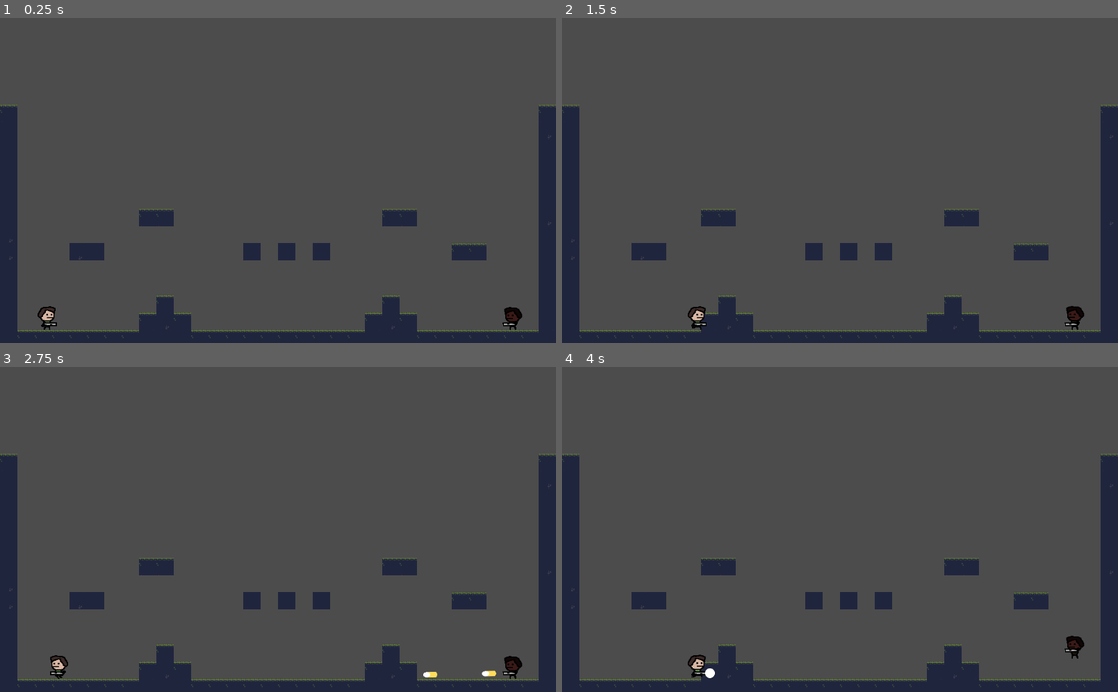
Above: before the commit, frames 1-4 (two rows, left to right).
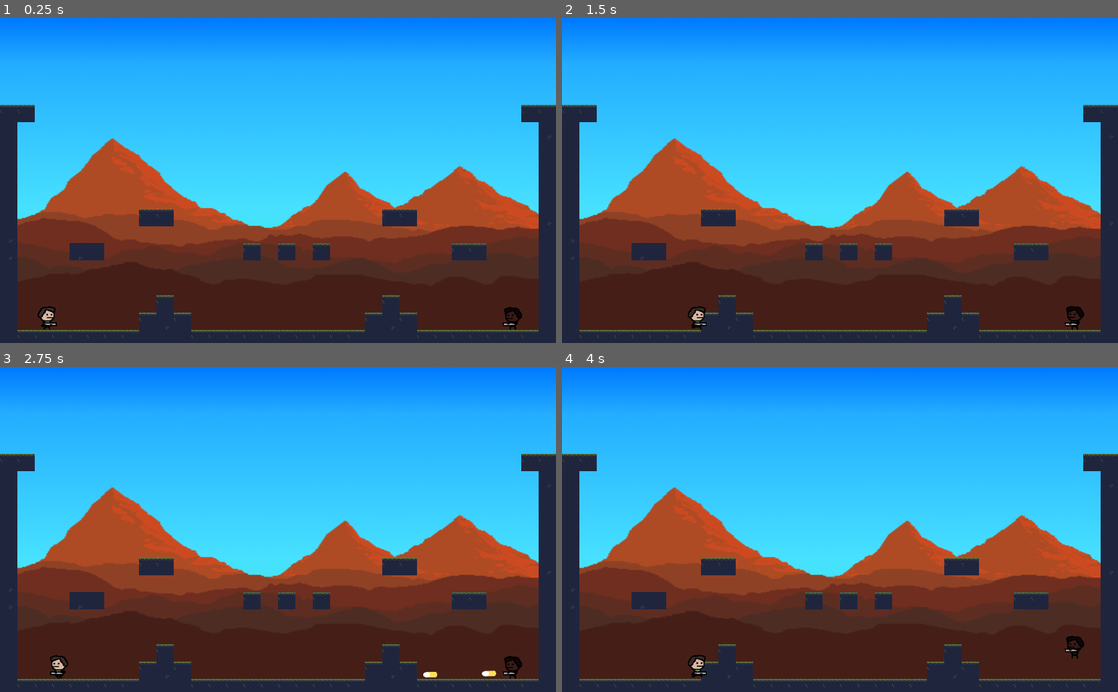
Above: after the commit, the same moments.

Repository: Toefge/InteraktiveSysteme
Game: Godot game, scene res://game.tscn
Same seed, same stepped clock (60 frames per second), same inputs: the game is played once before the commit and once after it.
Inputs (mouse positions are in pixels of both pictures, inside the frame that each line leads up to):
- Up to frame 1 (0.25 s): no input
- Up to frame 2 (1.5 s): tap Enter (fire02) at 0.5 s; move the mouse to (962, 164) at 0.52 s; hold Space (fire, bound only after the commit) 0.53-1.28 s; hold D (right) from 0.53 s (still down); tap Up (ui_up) at 0.77 s; move the mouse to (728, 196) at 1.27 s; click (728, 196) at 1.35 s
- Up to frame 3 (2.75 s): tap Up (ui_up) at 1.52 s; move the mouse to (333, 458) at 2.02 s; release D (right) at 2.03 s; hold A (left) from 2.03 s (still down); hold Enter (fire02) from 2.03 s (still down)
- Up to frame 4 (4 s): move the mouse to (812, 594) at 2.77 s; release A (left) at 2.78 s; release Enter (fire02) at 2.78 s; hold D (right) from 2.78 s (still down); tap Space (fire, bound only after the commit) at 2.85 s; tap Up (ui_up) at 3.02, 3.77 s; move the mouse to (1006, 578) at 3.52 s; press the mouse at (1006, 578) at 3.53 s

The runs differ from the first frame. In frame 1, 88% of the frame differs, in the area x 0-100%, y 0-96%; in frame 2, 88%; in frame 3, 88%; in frame 4, 88%.

Commit message:
Überhang + Hintergrund

Diff:
--- a/game.tscn
+++ b/game.tscn
@@ -1,14 +1,18 @@
-[gd_scene load_steps=15 format=2]
+[gd_scene load_steps=16 format=2]
 
 [ext_resource path="res://assets/wall.png" type="Texture" id=1]
 [ext_resource path="res://Player2/player 2.tscn" type="PackedScene" id=2]
 [ext_resource path="res://assets/Isometric Tileset.png" type="Texture" id=3]
 [ext_resource path="res://Player1/player1.tscn" type="PackedScene" id=4]
 [ext_resource path="res://assets/cavesofgallet.png" type="Texture" id=5]
+[ext_resource path="res://assets/backgroundMountainsDay.PNG" type="Texture" id=6]
 
 [sub_resource type="ConvexPolygonShape2D" id=1]
 points = PoolVector2Array( 0, 0, 32, 0, 32, 32, 0, 32 )
 
+[sub_resource type="ConvexPolygonShape2D" id=2]
+points = PoolVector2Array( 0, 0, 32, 0, 32, 32, 0, 32 )
+
 [sub_resource type="ConvexPolygonShape2D" id=3]
 points = PoolVector2Array( 0, 0, 32, 0, 32, 32, 0, 32 )
 
@@ -27,10 +31,7 @@
 [sub_resource type="ConvexPolygonShape2D" id=8]
 points = PoolVector2Array( 0, 0, 32, 0, 32, 32, 0, 32 )
 
-[sub_resource type="ConvexPolygonShape2D" id=9]
-points = PoolVector2Array( 0, 0, 32, 0, 32, 32, 0, 32 )
-
-[sub_resource type="TileSet" id=2]
+[sub_resource type="TileSet" id=9]
 0/name = "wall.png 0"
 0/texture = ExtResource( 1 )
 0/tex_offset = Vector2( 0, 0 )
@@ -253,25 +254,34 @@
 11/navigation_offset = Vector2( 0, 0 )
 11/shape_offset = Vector2( 0, 0 )
 11/shape_transform = Transform2D( 1, 0, 0, 1, 0, 0 )
-11/shape = SubResource( 4 )
+11/shape = SubResource( 3 )
 11/shape_one_way = false
 11/shape_one_way_margin = 1.0
 11/shapes = [ {
 "autotile_coord": Vector2( 0, 0 ),
 "one_way": false,
 "one_way_margin": 1.0,
-"shape": SubResource( 4 ),
+"shape": SubResource( 3 ),
 "shape_transform": Transform2D( 1, 0, 0, 1, 0, 0 )
 } ]
 11/z_index = 0
 
 [node name="game" type="Node"]
 
+[node name="TextureRect" type="TextureRect" parent="."]
+margin_right = 1024.0
+margin_bottom = 608.0
+texture = ExtResource( 6 )
+expand = true
+__meta__ = {
+"_edit_use_anchors_": false
+}
+
 [node name="TileMap" type="TileMap" parent="."]
-tile_set = SubResource( 2 )
+tile_set = SubResource( 9 )
 cell_size = Vector2( 32, 32 )
 format = 1
-tile_data = PoolIntArray( 327680, 4, 0, 327711, 4, 0, 393216, 11, 0, 393247, 7, 0, 458752, 11, 0, 458783, 11, 0, 524288, 11, 0, 524319, 11, 0, 589824, 11, 0, 589855, 11, 0, 655360, 11, 0, 655391, 11, 0, 720896, 11, 0, 720904, 4, 0, 720905, 4, 0, 720918, 4, 0, 720919, 4, 0, 720927, 7, 0, 786432, 7, 0, 786463, 11, 0, 851968, 7, 0, 851972, 7, 0, 851973, 11, 0, 851982, 11, 0, 851984, 11, 0, 851986, 11, 0, 851994, 4, 0, 851995, 4, 0, 851999, …(732 unchanged characters)…
+tile_data = PoolIntArray( 327680, 4, 0, 327681, 4, 0, 327710, 4, 0, 327711, 4, 0, 393216, 11, 0, 393247, 7, 0, 458752, 11, 0, 458783, 11, 0, 524288, 11, 0, 524319, 11, 0, 589824, 11, 0, 589855, 11, 0, 655360, 11, 0, 655391, 11, 0, 720896, 11, 0, 720904, 4, 0, 720905, 4, 0, 720918, 4, 0, 720919, 4, 0, 720927, 7, 0, 786432, 7, 0, 786463, 11, 0, 851968, 7, 0, 851972, 7, 0, 851973, 11, 0, 851982, 4, 0, 851984, 4, 0, 851986, 4, 0, 851994, 4, 0, 851995, 4, 0, 851999, …(732 unchanged characters)…
 
 [node name="player1" parent="." instance=ExtResource( 4 )]
 position = Vector2( 85.7289, 548.912 )
--- a/project.godot
+++ b/project.godot
@@ -63,7 +63,7 @@
 }
 fire={
 "deadzone": 0.5,
-"events": [ Object(InputEventMouseButton,"resource_local_to_scene":false,"resource_name":"","device":0,"alt":false,"shift":false,"control":false,"meta":false,"command":false,"button_mask":0,"position":Vector2( 0, 0 ),"global_position":Vector2( 0, 0 ),"factor":1.0,"button_index":1,"pressed":false,"doubleclick":false,"script":null)
+"events": [ Object(InputEventKey,"resource_local_to_scene":false,"resource_name":"","device":0,"alt":false,"shift":false,"control":false,"meta":false,"command":false,"pressed":false,"scancode":32,"unicode":0,"echo":false,"script":null)
  ]
 }
 left={
Binary file added: assets/backgroundMountainsDay.PNG
Not shown, added: assets/backgroundMountainsDay.PNG.import
Not shown: 6 places in game.tscn that only renumber resources
